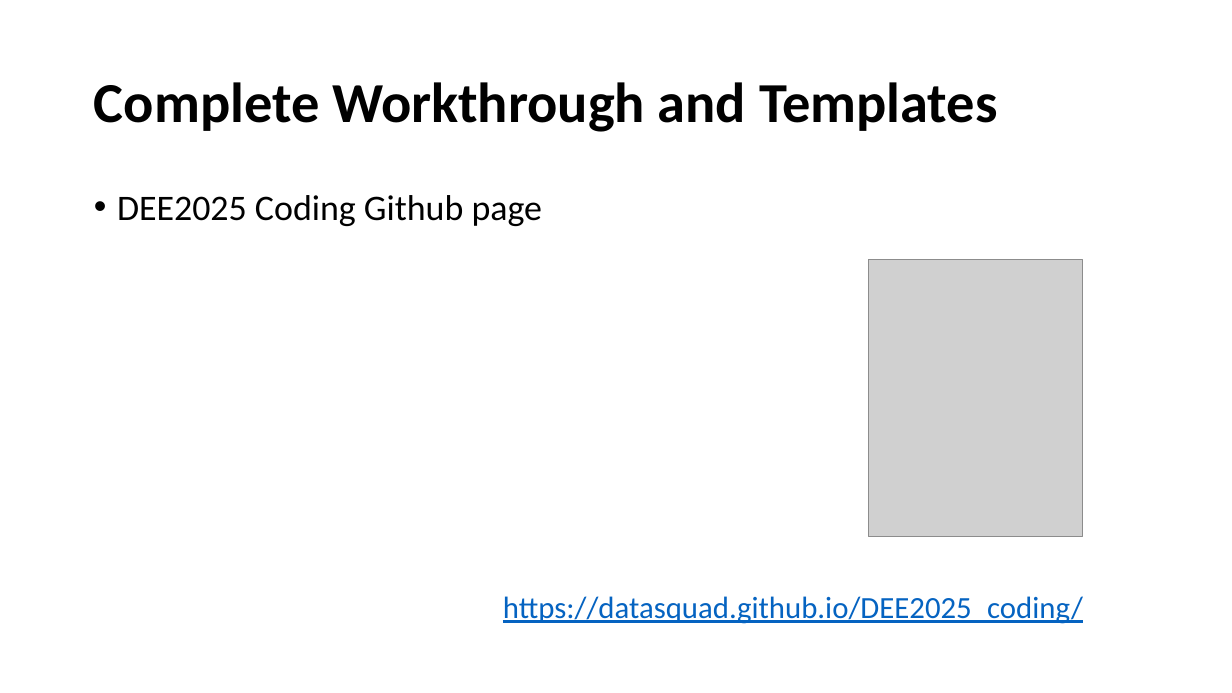
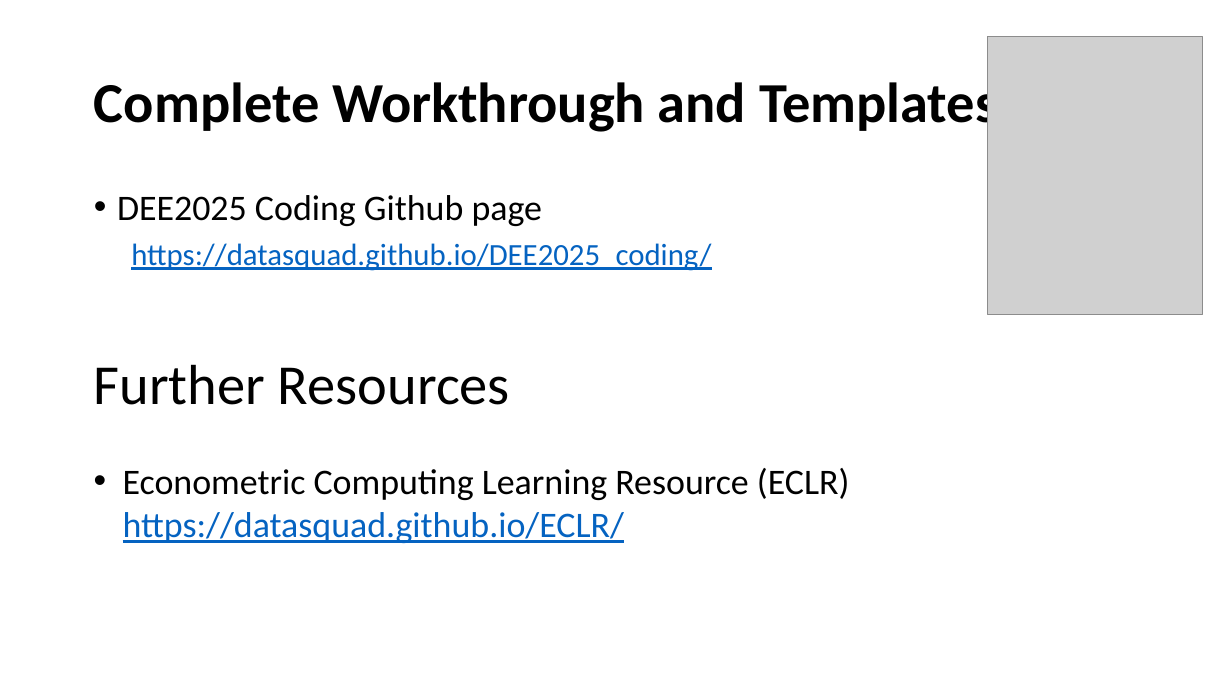
Before and after one commit to datasquad/DEE2025_coding, a slide deck: slide 34 of DEE2025 workshop slides Becker Zhu present.pptx (slide 33 before the commit). Drawn at 1232x693 pixels with LibreOffice and Linux fonts; fonts in the diff are those of the drawing; grey boxes stand for pictures. Boxes give left, top, right and bottom in pixels: in the first picture for what was removed or moved away, otherwise in the second. Text is boxed around its words. In the diff, an @@ line names an element or a change of style, - is before the commit and + after.

Commit message:
Last presentation change

```diff
--- a/DEE2025 workshop slides Becker Zhu present.pptx
+++ b/DEE2025 workshop slides Becker Zhu present.pptx
@@ picture: place and size @@
-picture at (869, 260, 1083, 537)
+picture at (988, 37, 1202, 314)
@@ text "https://datasquad.github.io/DEE2025_coding/": place and size @@
-text "https://datasquad.github.io/DEE2025_coding/" at (503, 596, 1083, 624)
+text "https://datasquad.github.io/DEE2025_coding/" at (131, 243, 711, 271)
@@ text added at (94, 364, 850, 543), 28 pt, text #000000 @@
+Further Resources
+• Econometric Computing Learning Resource (ECLR)
+  https://datasquad.github.io/ECLR/
```
Also in this commit, not shown: 2 other slides changed, 1 slide added, 1 other file.
